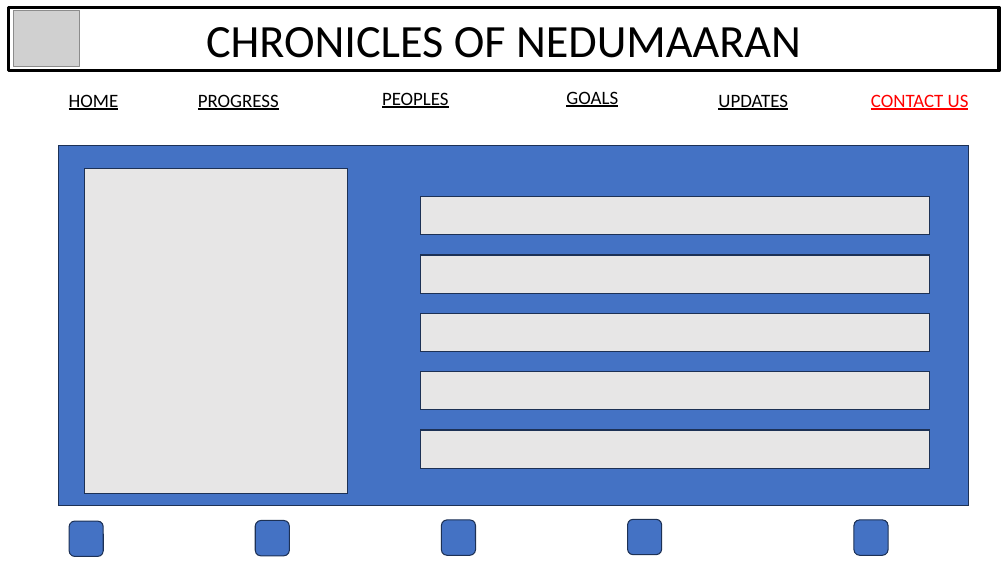
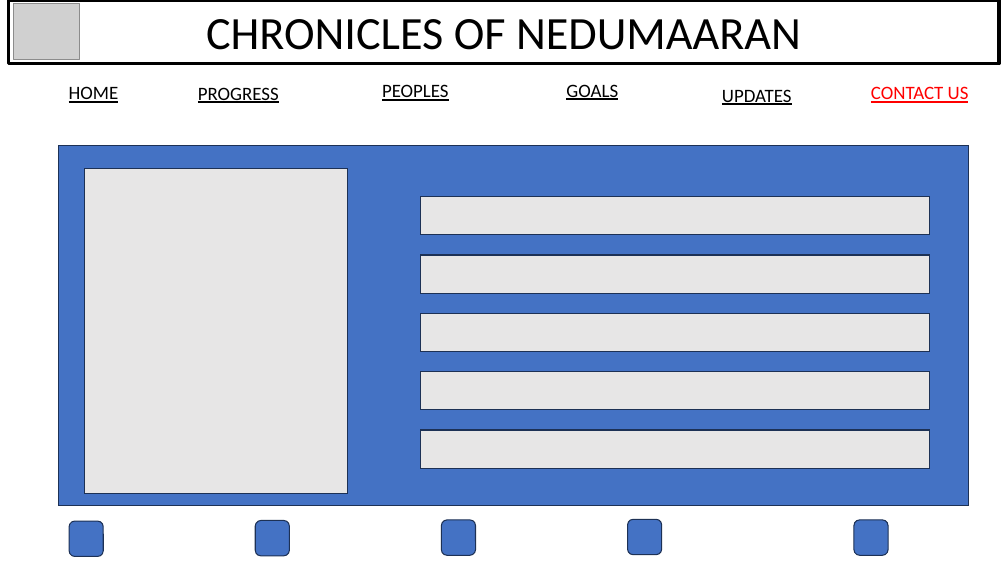
Before and after one commit to Scratch-Studios/Project_CON, a slide deck: slide 6 of WEBSITE-LAYOUT/WEBSITE_LAYOUT.pptx. Drawn at 1008x567 pixels with LibreOffice and Linux fonts; fonts in the diff are those of the drawing; grey boxes stand for pictures. Boxes give left, top, right and bottom in pixels: in the first picture for what was removed or moved away, otherwise in the second. Text is boxed around its words. In the diff, an @@ line names an element or a change of style, - is before the commit and + after.

```diff
--- a/WEBSITE-LAYOUT/WEBSITE_LAYOUT.pptx
+++ b/WEBSITE-LAYOUT/WEBSITE_LAYOUT.pptx
@@ text "PEOPLES": place and size @@
-text "PEOPLES" at [382, 92, 449, 108]
+text "PEOPLES" at [382, 84, 449, 101]
@@ text "GOALS": place and size @@
-text "GOALS" at [566, 91, 618, 107]
+text "GOALS" at [566, 84, 618, 100]
@@ text "UPDATES": place and size @@
-text "UPDATES" at [718, 94, 788, 110]
+text "UPDATES" at [722, 89, 792, 105]
@@ 3 texts, 1 picture, 1 rectangle: place and size @@
-3 texts, 1 picture, 1 rectangle at [9, 8, 1000, 110]
+3 texts, 1 picture, 1 rectangle at [9, 0, 1000, 103]
```
Also in this commit, not shown: 2 other files.
